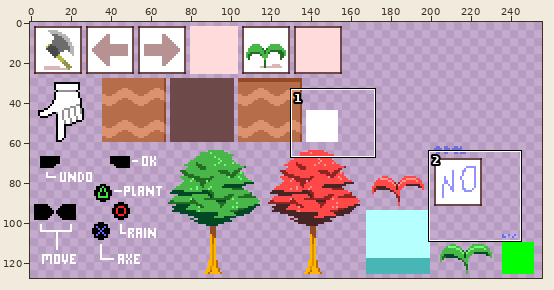
File history of a sprite sheet, core/assets/img/images.png. The first picture is a wide view before the edit; the outline marks the close-up.
Close-up. Old version:
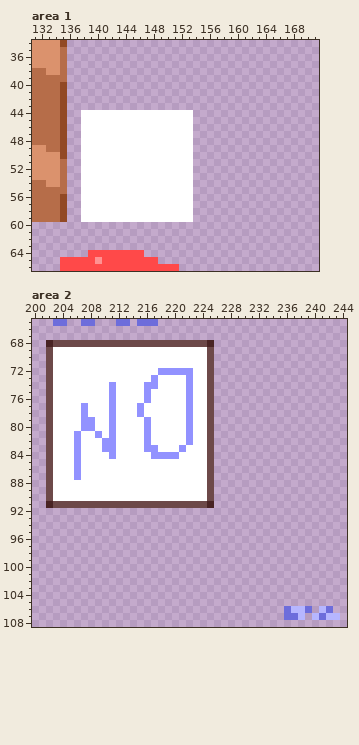
The file is 256x128 pixels. Shown: area 1: x 131..171, y 34..66; area 2: x 200..244, y 65..108.
The same view after the edit:
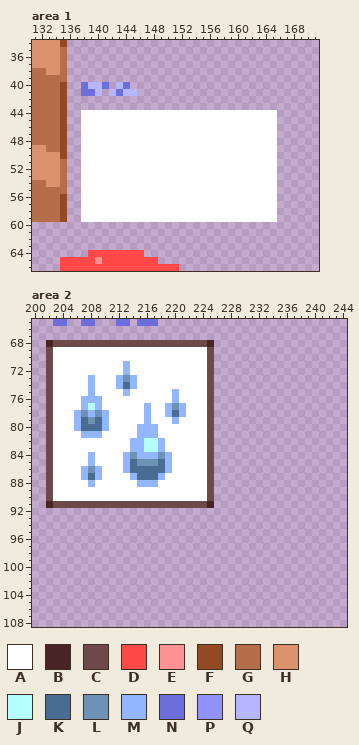
Palette (. is transparent): A #ffffff  B #492424  C #6d4949  D #ff4949  E #ff9292  F #924924  G #b66d49  H #db926d  J #b6ffff  K #496d92  L #6d92b6  M #92b6ff  N #6d6ddb  P #9292ff  Q #b6b6ff
The edit:
Changed rows in their new state; - is an unchanged pixel.
Area 1:
first column x 138:
40 NQQN-QN---------------------
41 NNQ-QNQQ--------------------
44 ----------------AAAAAAAAAAAA
45 ----------------AAAAAAAAAAAA
46 ----------------AAAAAAAAAAAA
47 ----------------AAAAAAAAAAAA
48 ----------------AAAAAAAAAAAA
49 ----------------AAAAAAAAAAAA
50 ----------------AAAAAAAAAAAA
51 ----------------AAAAAAAAAAAA
52 ----------------AAAAAAAAAAAA
53 ----------------AAAAAAAAAAAA
54 ----------------AAAAAAAAAAAA
55 ----------------AAAAAAAAAAAA
56 ----------------AAAAAAAAAAAA
57 ----------------AAAAAAAAAAAA
58 ----------------AAAAAAAAAAAA
59 ----------------AAAAAAAAAAAA
Area 2:
first column x 206:
 71 -------M---------
 72 -------M----AAAAA
 73 --M---MLM--A----A
 74 --M--AMKM-AA----A
 75 --M--A-M--A---M-A
 76 -MMM-A----A---M-A
 77 -MJM-A---AM--MLMA
 78 MLMLMA---AM--MKMA
 79 MKLKMA----M---M-A
 80 MKKKMA---MMM----A
 81 AMMM-A---MMM----A
 82 A---AA--MMJJM---A
 83 A---AA--MMJJM--A-
 84 A-M--A-MLMMMLMA--
 85 A-M----MKLLLKM---
 86 AMLM---MKKKKKM---
 87 AMKM----MKKKM----
 88 --M------MMM-----
first column x 236:
106 ....-..-
107 ...-....
Changed places in both close-ups, as pixel boxes (x1, y1, x2, y2):
added: (81, 82, 137, 96)
added: (193, 110, 277, 222)
changed: (74, 361, 193, 487)
erased: (284, 606, 340, 620)
